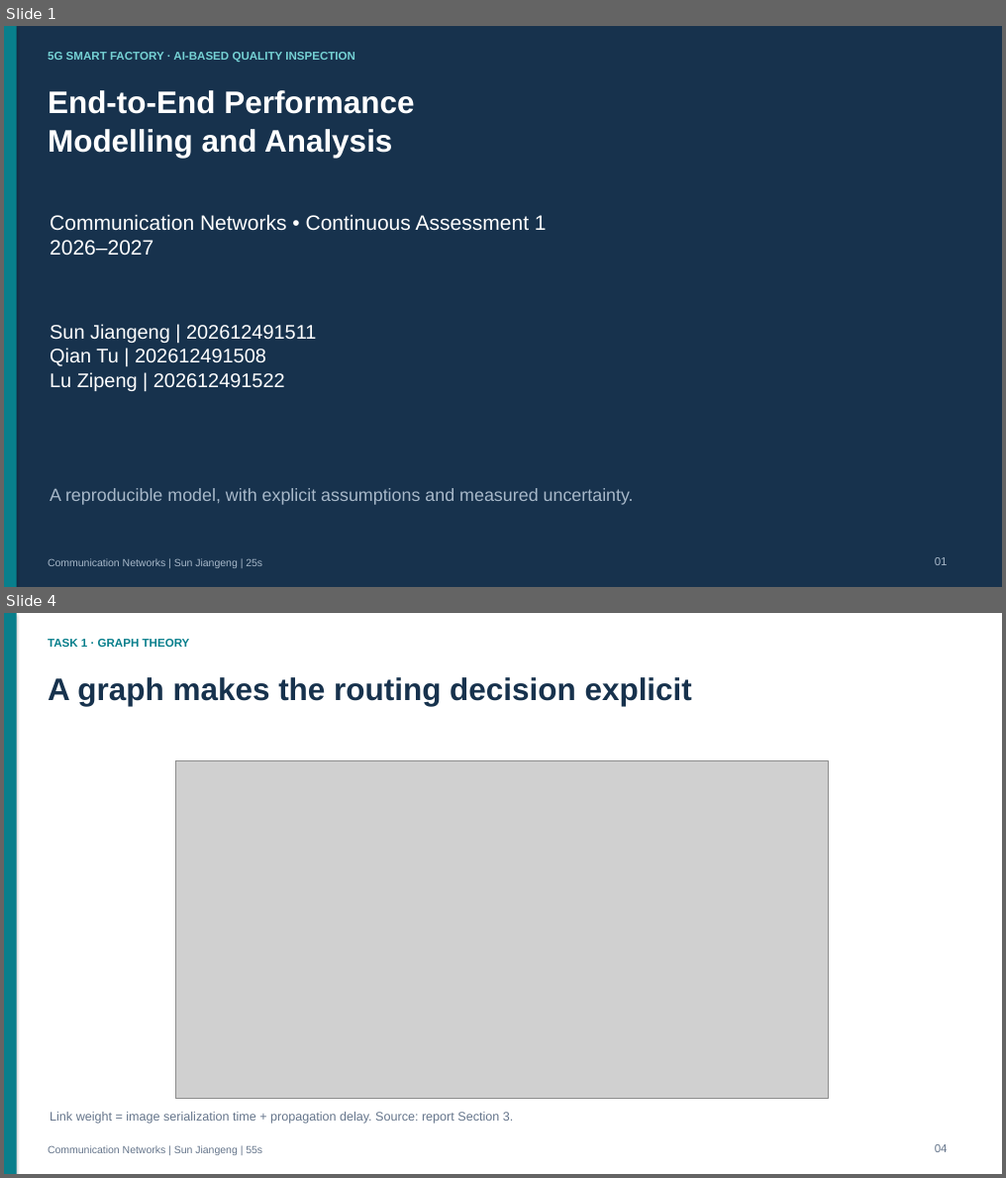
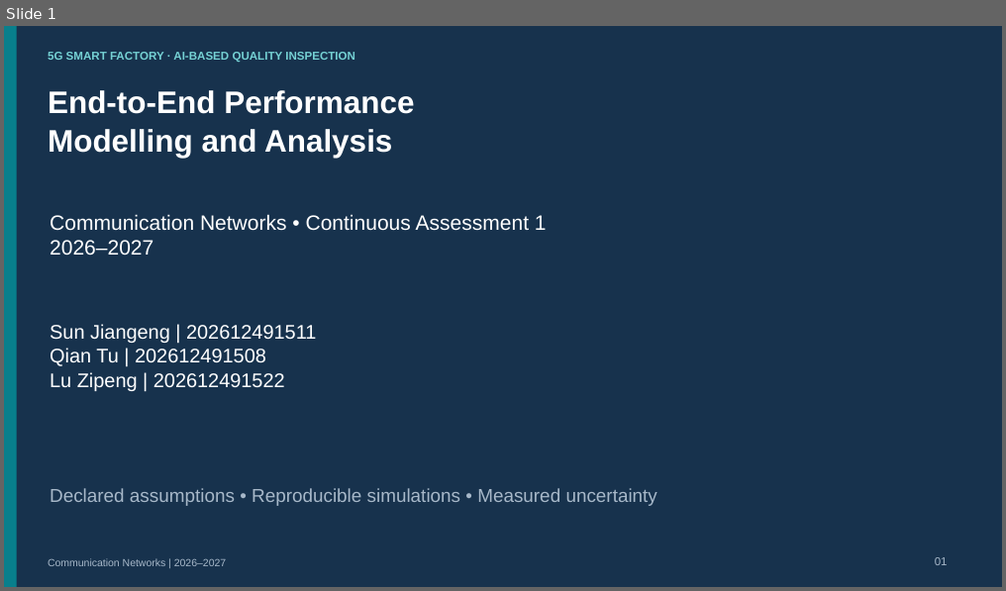
Before and after one commit to thelu260325/-, a slide deck: deliverables/communication_networks_2026_project/project/slides/Communication_Networks_Presentation.pptx. Shown one above the other, each under a label of ours: slides 1 and 4 before the commit, slide 1 after it; the slides between them are not shown. The pictures are 1006x1178 and 1006x591 pixels, drawn with LibreOffice and Linux fonts; fonts in the diff are those of the drawing; grey boxes stand for pictures. Boxes give left, top, right and bottom in pixels: in the first picture for what was removed or moved away, otherwise in the second. Text is boxed around its words. In the diff, an @@ line names an element or a change of style, - is before the commit and + after.

Commit message:
Review communication networks presentation and speaking script

```diff
--- a/deliverables/communication_networks_2026_project/project/slides/Communication_Networks_Presentation.pptx
+++ b/deliverables/communication_networks_2026_project/project/slides/Communication_Networks_Presentation.pptx
@@ slide 4 removed at bbox=[4, 613, 1002, 1174], background #FFFFFF @@
@@ rectangle removed at bbox=[4, 613, 1002, 1174] @@
@@ rectangle removed at bbox=[4, 613, 17, 1174] @@
@@ text removed at bbox=[48, 639, 190, 647] @@
-TASK 1 · GRAPH THEORY
@@ text removed at bbox=[48, 677, 692, 706] @@
-A graph makes the routing decision explicit
@@ picture removed at bbox=[175, 761, 829, 1098] @@
@@ text removed at bbox=[50, 1112, 513, 1124] @@
-Link weight = image serialization time + propagation delay. Source: report Section 3.
@@ text removed at bbox=[48, 1146, 262, 1156] @@
-Communication Networks | Sun Jiangeng | 55s
@@ text removed at bbox=[935, 1145, 947, 1153] @@
-04
@@ slide 1 changed as well @@
@@ rectangle at bbox=[4, 26, 1002, 587]: shadow off @@
@@ text at bbox=[50, 488, 657, 506]: text changed; size 17 to 18 pt @@
-A reproducible model, with explicit assumptions and measured uncertainty.
+Declared assumptions • Reproducible simulations • Measured uncertainty
@@ text at bbox=[48, 559, 226, 567]: text changed @@
-Communication Networks | Sun Jiangeng | 25s
+Communication Networks | 2026–2027
```
Also in this commit, not shown: 7 other slides changed, 7 slides added, 5 other slides removed, 26 other files.
